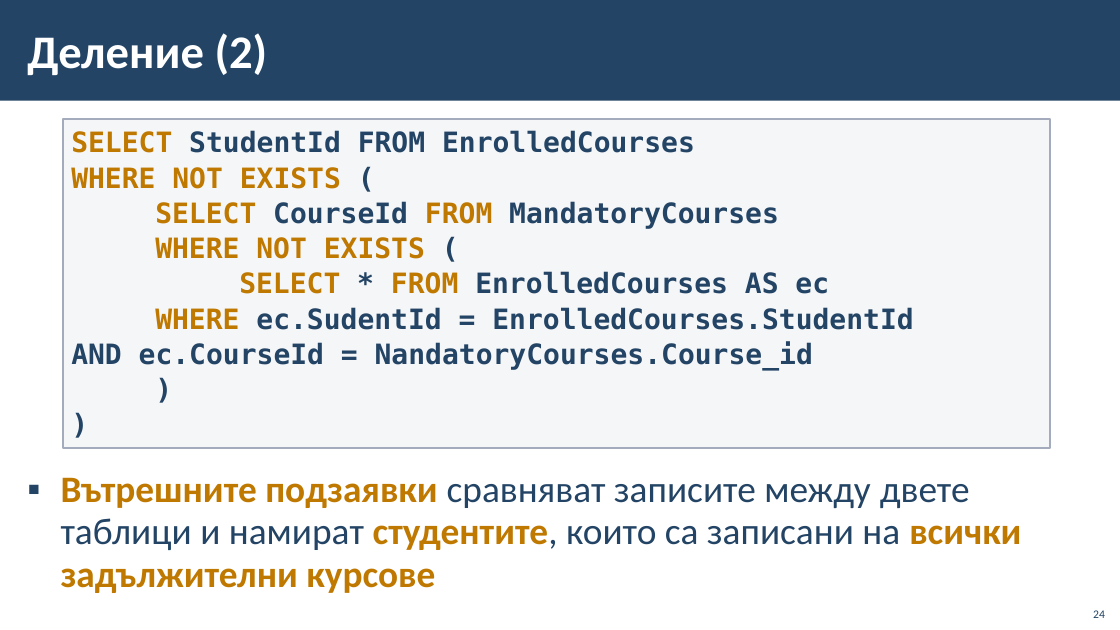
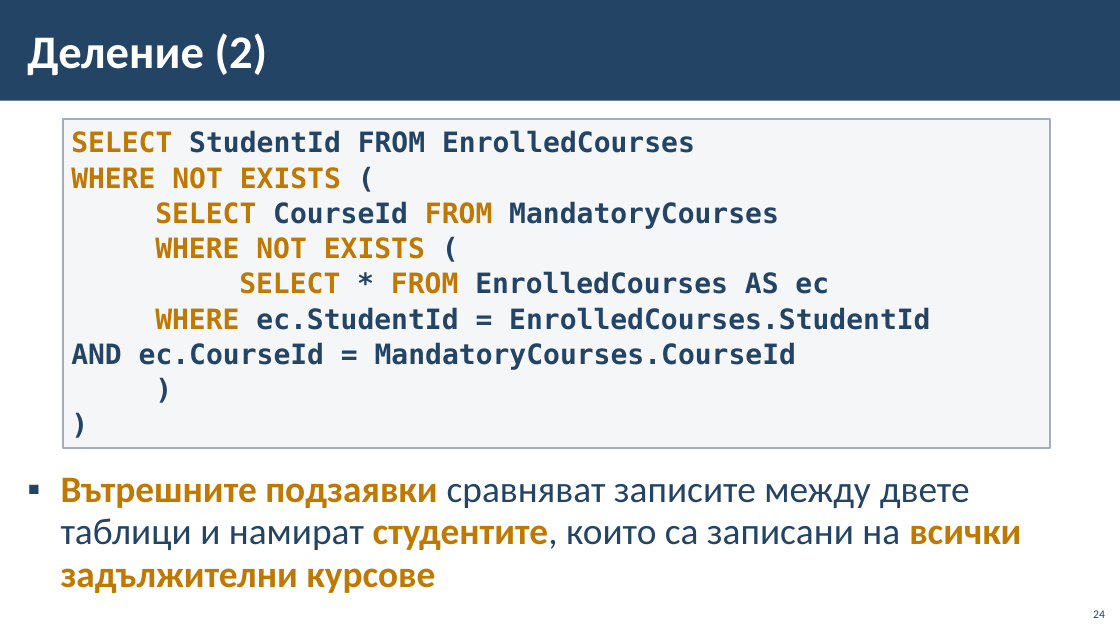
Before and after one commit to BG-IT-Edu/School-Programming, a slide deck: slide 24 of Courses/Software-Sciences/Module-3-Databases-New/10-Complex-Joins-and-Subqueries/10-Complex-Joins-and-Subqueries.pptx. Drawn at 1120x630 pixels with LibreOffice and Linux fonts; fonts in the diff are those of the drawing; background and template pictures are left out. Boxes give left, top, right and bottom in pixels: in the first picture for what was removed or moved away, otherwise in the second. Text is boxed around its words. In the diff, an @@ line names an element or a change of style, - is before the commit and + after.

```diff
--- a/Courses/Software-Sciences/Module-3-Databases-New/10-Complex-Joins-and-Subqueries/10-Complex-Joins-and-Subqueries.pptx
+++ b/Courses/Software-Sciences/Module-3-Databases-New/10-Complex-Joins-and-Subqueries/10-Complex-Joins-and-Subqueries.pptx
@@ text in rectangle at <box>71,271,930,370</box>: text changed @@
-SELECT * FROM EnrolledCourses AS ec WHERE ec.SudentId = EnrolledCourses.StudentId AND ec.CourseId = NandatoryCourses.Course_id
+SELECT * FROM EnrolledCourses AS ec WHERE ec.StudentId = EnrolledCourses.StudentId AND ec.CourseId = MandatoryCourses.CourseId
```
Also in this commit, not shown: 4 other slides changed, 1 other file.
